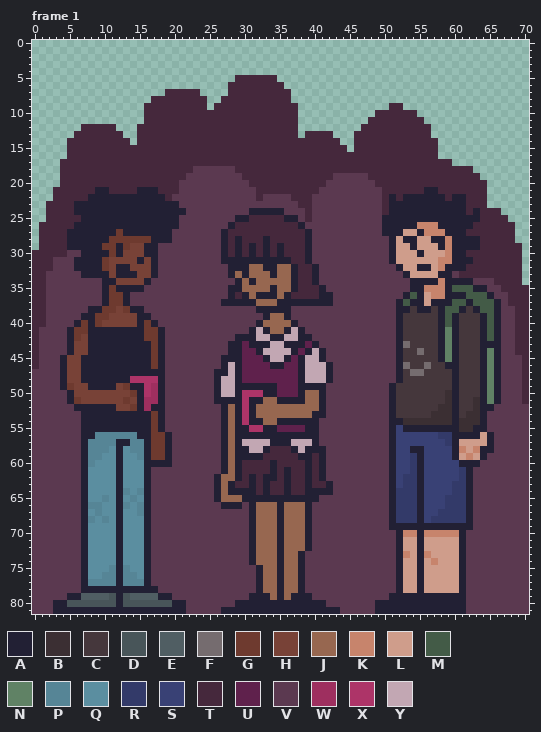
Two versions of one pixel-art file, assets/sprites/aglomerado/ase/aglomerado.aseprite. Above: the version before the commit.
71x82 pixels, 2 frames. Shown: frame 1. The commit also changed other frames, which this record leaves out.
Palette (. is transparent): A #222034  B #3b2f33  C #45373c  D #485559  E #505e63  F #756c6f  G #6e3a2f  H #784237  J #976750  K #c7846c  L #cf9d8b  M #435b47  N #608265  P #568596  Q #5b8ea0  R #333a69  S #394175  T #45283c  U #5f214c  V #5b3950  W #9e2f5f  X #ad3468  Y #c2a7b3
New version:
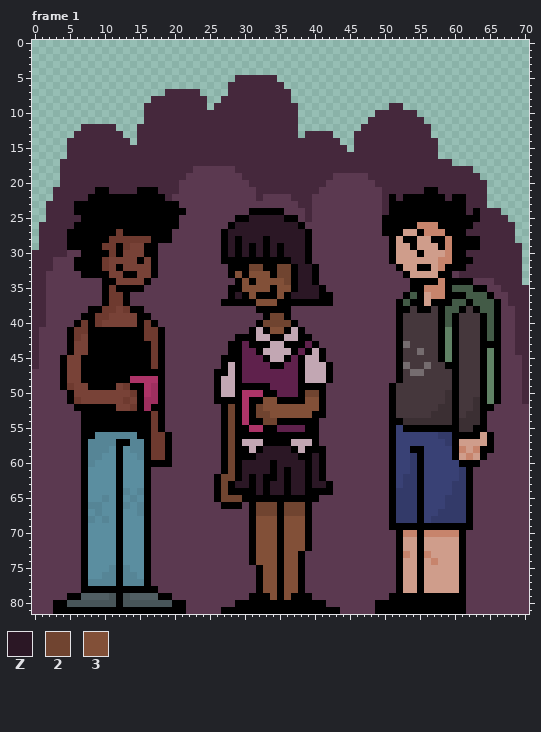
Colours new in this view: Z #2b1725  2 #704430  3 #825038
What changed:
colour A: #222034 -> #000000
Frame 1, layers "npc3", "npc1":
y 25: x 31..35 TTTTT -> ZZZZZ
y 26: x 29..37 TTTTTTTTT -> ZZZZZZZZZ
y 27: x 28..38 TTTTTTTTTTT -> ZZZZZZZZZZZ
y 28: x 28 T -> Z; x 30..32 TTT -> ZZZ; x 34..38 TTTTT -> ZZZZZ
y 29..30: x 28 T -> Z; x 30 T -> Z; x 32 T -> Z; x 34 T -> Z; x 36..38 TTT -> ZZZ
y 31: x 37..38 TT -> ZZ
y 32: x 13 A -> H; x 31..32 JJ -> 22; x 35..36 JJ -> 22; x 38..39 TT -> ZZ
y 33: x 12 A -> H; x 29 J -> 3; x 31..33 JJJ -> 333; x 35..36 JJ -> 22; x 38..39 TT -> ZZ
y 34: x 30 J -> 3; x 32..36 JJJJJ -> 33332; x 38..39 TT -> ZZ
y 35: x 30..33 JJJJ -> 3333; x 35..36 JJ -> 33; x 38..40 TTT -> ZZZ
y 36: x 29 T -> Z; x 31 J -> 3; x 35 J -> 3; x 37..40 TTTT -> ZZZZ
y 37: x 32..34 JJJ -> 333
y 39: x 34..35 JJ -> 22
y 40: x 33..36 JJJJ -> 2222
y 41: x 34..35 JJ -> 33
y 49: x 34 A -> U
y 50: x 39..40 JJ -> 22
y 51: x 33..34 JJ -> 33; x 39..40 JJ -> 33
y 52: x 28 J -> 2; x 32..40 JJJJJJJJJ -> 233333333
y 53: x 28 J -> 2; x 32..39 JJJJJJJJ -> 22333333
y 54: x 28 J -> 2; x 33..34 JJ -> 22
y 55..56: x 28 J -> 2
y 57: x 28 J -> 2; x 33 Y -> A
y 58: x 28 J -> 2; x 32..36 YATTT -> AZZZZ
y 59: x 28 J -> 2; x 32..37 ATTTTT -> ZZZZZZ; x 40 T -> Z
y 60: x 28 J -> 2; x 30..33 TTTT -> ZZZZ; x 35..38 TTTT -> ZZZZ; x 40 T -> Z
y 61: x 28 J -> 2; x 30..33 TTTT -> ZZZZ; x 35 T -> Z; x 37..38 TT -> ZZ; x 40 T -> Z
y 62: x 27..28 JJ -> 22; x 30 T -> Z; x 32 T -> Z; x 35 T -> Z; x 37..38 TT -> ZZ; x 40 T -> Z
y 63: x 27 J -> 2; x 29..30 TT -> ZZ; x 32 T -> Z; x 34..35 TT -> ZZ; x 37..38 TT -> ZZ; x 40..41 TT -> ZZ
y 64: x 27 J -> 2; x 32 T -> Z; x 34..35 TT -> ZZ; x 37..38 TT -> ZZ
y 65: x 27..29 JJJ -> 222
y 66..67: x 32..34 JJJ -> 222; x 36..38 JJJ -> 222
y 68..72: x 32..34 JJJ -> 333; x 36..38 JJJ -> 333
y 73..74: x 32..34 JJJ -> 333; x 36..37 JJ -> 33
y 75..78: x 33..34 JJ -> 33; x 36..37 JJ -> 33
y 79: x 34 J -> 3; x 36 J -> 3
